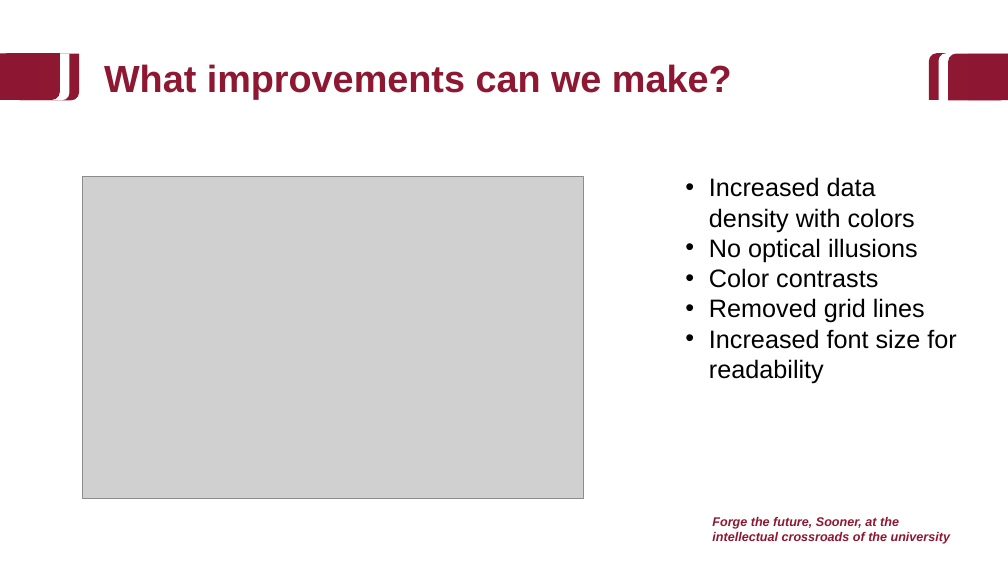
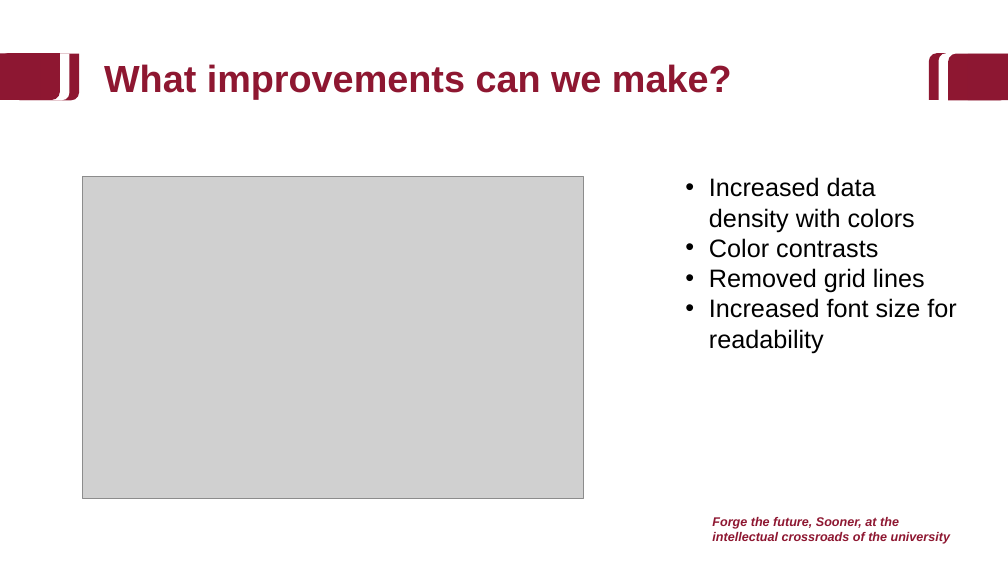
Before and after one commit to baeolophus/2025_data_viz_research, a slide deck: slide 35 of activities.pptx (slide 31 before the commit). Drawn at 1008x567 pixels with LibreOffice and Linux fonts; fonts in the diff are those of the drawing; grey boxes stand for pictures; background and template pictures are left out. Boxes give left, top, right and bottom in pixels: in the first picture for what was removed or moved away, otherwise in the second. Text is boxed around its words. In the diff, an @@ line names an element or a change of style, - is before the commit and + after.

```diff
--- a/activities.pptx
+++ b/activities.pptx
@@ text at (x1=709, y1=238, x2=918, y2=263): paragraph removed @@
-  • No optical illusions
```
Also in this commit, not shown: 4 other slides changed, 5 slides added.
